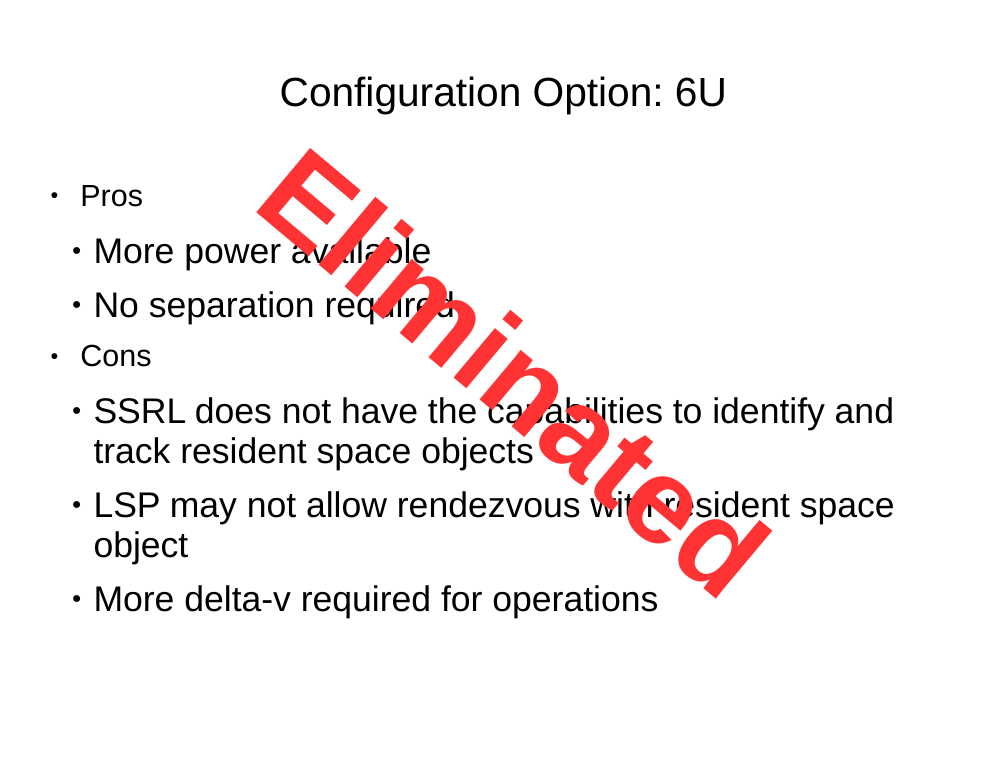
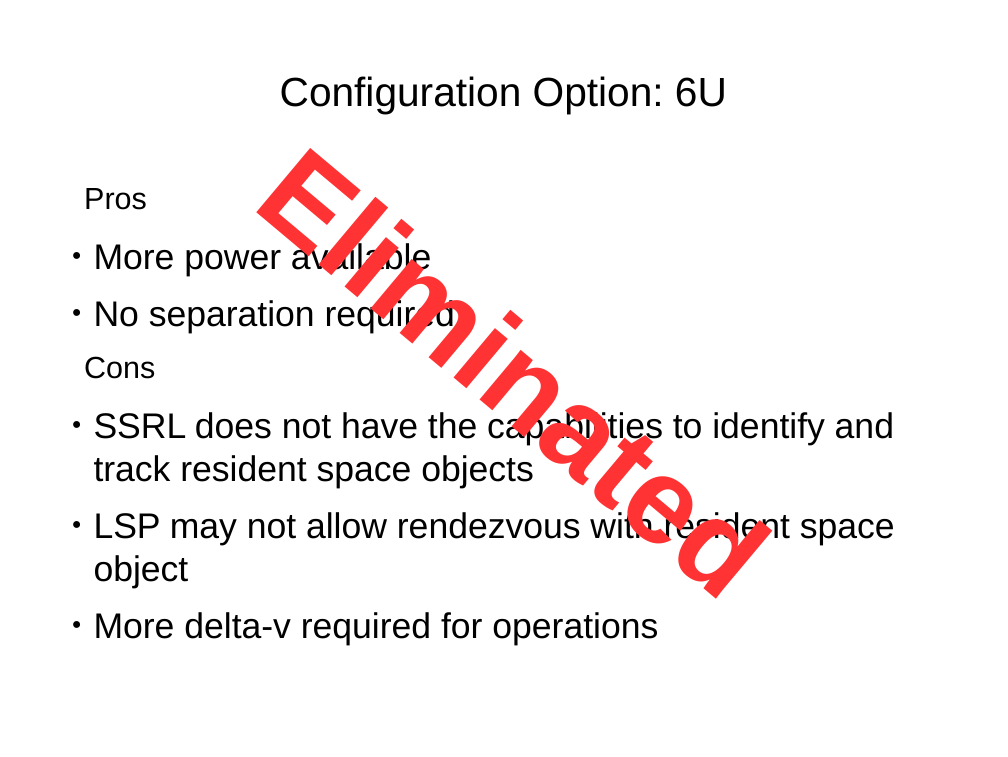
Before and after one commit to RascalSeniorDesign/Preliminary-Design, a slide deck: slide 4 of CMQA/Presentations/SRR Presentation.pptx. Drawn at 1008x757 pixels with LibreOffice and Linux fonts; fonts in the diff are those of the drawing; background and template pictures are left out. Boxes give left, top, right and bottom in pixels: in the first picture for what was removed or moved away, otherwise in the second. Text is boxed around its words. In the diff, an @@ line names an element or a change of style, - is before the commit and + after.

```diff
--- a/CMQA/Presentations/SRR Presentation.pptx
+++ b/CMQA/Presentations/SRR Presentation.pptx
@@ text "Pros" at [84,188,895,645]: bullet ● to none; line spacing 0.93 to 1 @@
```
Also in this commit, not shown: 3 other slides changed, 9 slides added, 11 slides removed.
